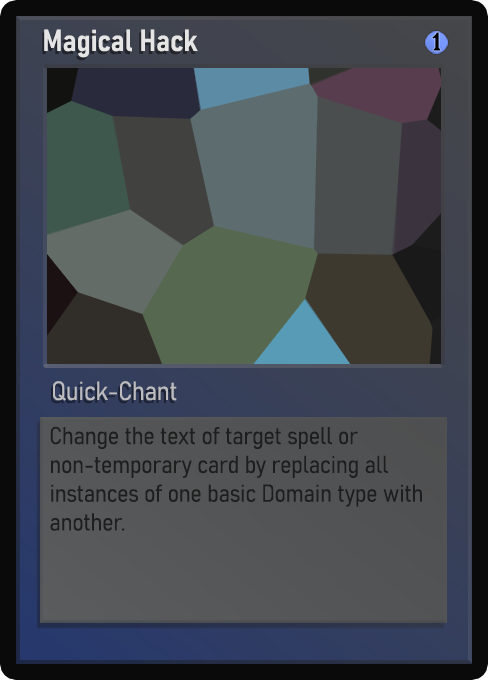
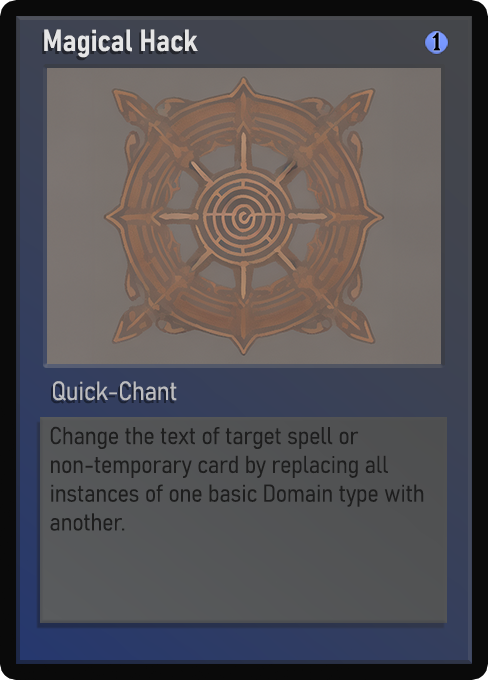
Layered file, before and after one edit (488px x 680px). Changes by layer:
painted on "Name" over [67, 35, 183, 57]
painted on "Class" over [55, 383, 156, 401]
painted on "Desc_norm" over [52, 427, 424, 531]
painted on "Artwork" over [47, 68, 441, 364]
